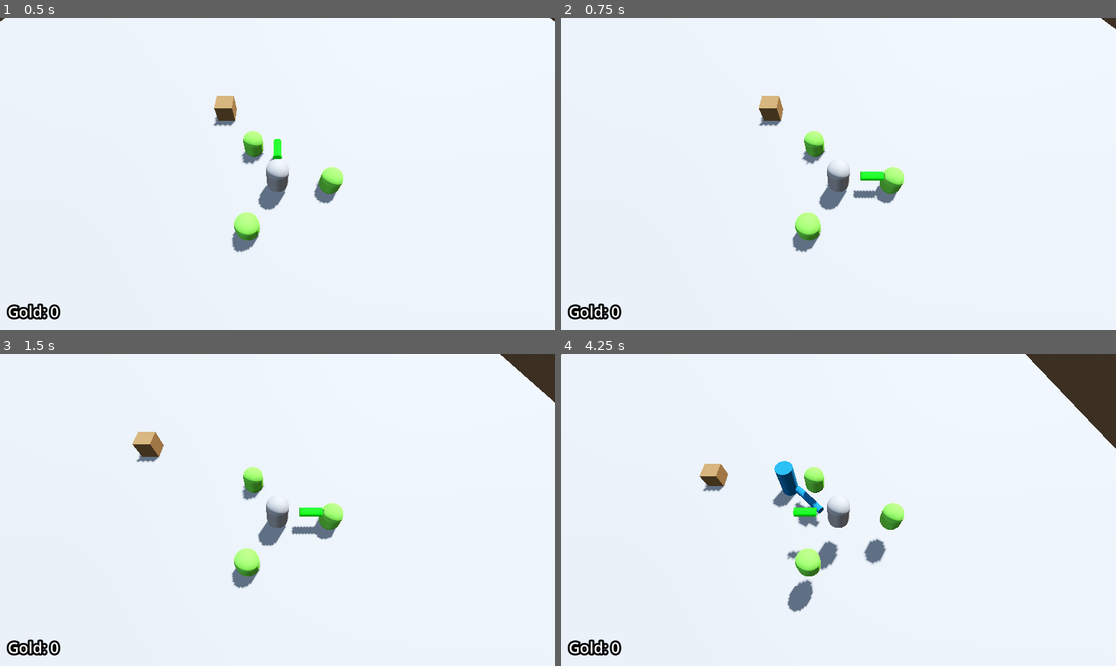
Above: before the commit, frames 1-4 (two rows, left to right).
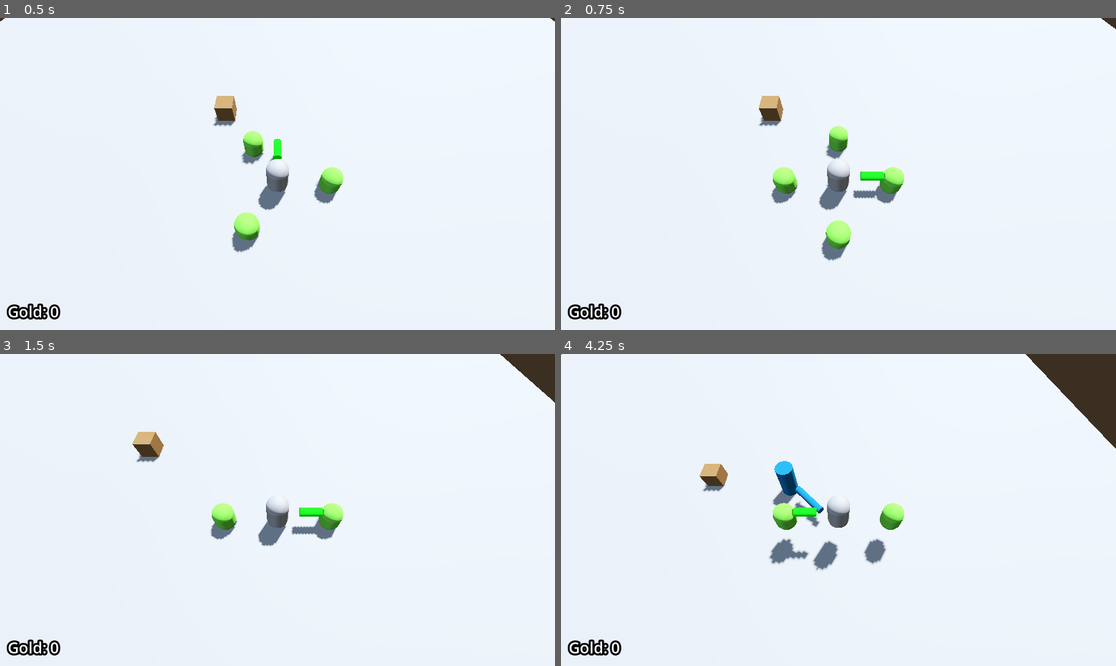
Above: after the commit, the same moments.

Repository: Ra-vanTech/ProjectBoozeArmy
Game: Godot game, scene res://Escena1_BoozeArmy.tscn
The game is run twice, just before and just after one commit, with the same random seed, the same clock (stepped at 60 frames per second) and the same inputs.
Inputs (mouse positions are in pixels of both pictures, inside the frame that each line leads up to):
- Up to frame 1 (0.5 s): no input
- Up to frame 2 (0.75 s): tap Enter at 0.5 s; move the mouse to (960, 158) at 0.52 s; hold D (move_right) from 0.53 s (still down); tap Q at 0.6 s
- Up to frame 3 (1.5 s): tap Space (jump) at 0.77 s; tap E at 0.8, 1.35 s; move the mouse to (166, 525) at 1.27 s; release D (move_right) at 1.28 s; hold S (move_back) from 1.28 s (still down)
- Up to frame 4 (4.25 s): tap Space (jump) at 1.52, 3.02, 3.77 s; tap Q at 1.55, 2.85 s; move the mouse to (894, 441) at 2.02 s; release S (move_back) at 2.03 s; hold D (move_right) 2.03-2.78 s; right-click (894, 441) at 2.1 s; tap E at 2.3, 3.6 s; move the mouse to (810, 572) at 2.77 s; hold W (move_forward) 2.78-3.53 s; move the mouse to (1005, 556) at 3.52 s; hold A (move_left) from 3.53 s (still down)

Frame 1 is identical in both runs. In frame 2, 2.1% of the frame differs, in the area x 37-53%, y 34-78%; in frame 3, 1.2%; in frame 4, 1.6%.

Commit message:
feat:atajos de teclado para agregar enanos y eliminar, debuger para ver la organizacion de enanos en el radio del jugador

Diff:
--- a/entities/player/dwarves/scripts/dwarf_system.gd
+++ b/entities/player/dwarves/scripts/dwarf_system.gd
@@ -4,6 +4,8 @@
 const EnanoBase = preload("res://entities/player/dwarves/scripts/enano_base.gd")
 #Precargar la escena del enano para instanciarla en tiempo de ejecucion.
 const ENANO_SCENE: PackedScene = preload("res://entities/player/dwarves/scenes/enano_base.tscn")
+#Referencia de HealtComponent del jugador para conexion provisional
+@onready var _player_health: HealthComponent = get_node("../HealthComponent")
 
 #configuracion (enanos iniciales, maximo de enanos y radio de formacion)
 @export var initial_dwarves: int = 3
@@ -18,6 +20,14 @@
 	for i in range(initial_dwarves):
 		agregar_enano()
 
+	#Conexion provisional: cada vez que el jugador recibe daño pierde un enano (aun se implementara la colision player-enemigo)
+	if is_instance_valid(_player_health):
+		_player_health.received_damage.connect(eliminar_enano)
+		print("[DEBUG] DwarfSystem conectado al daño del jugador")
+	else:
+		push_warning("[DwarfSystem] No se encontró HealthComponent en el jugador")
+
+
 func agregar_enano() -> void:
 	if dwarves.size() >= max_dwarves:
 		return
@@ -25,6 +35,8 @@
 	add_child(enano)
 	dwarves.append(enano)
 	actualizar_formacion()
+	print("[DEBUG] Enano añadido. Total: %d" % dwarves.size())
+
 
 func eliminar_enano() -> void:
 	# Elimina el último enano del array (llamar cuando el jugador recibe daño)
@@ -34,6 +46,7 @@
 	enano.queue_free()
 	enano_eliminado.emit(dwarves.size())
 	actualizar_formacion()
+	print("[DEBUG] Enano eliminado. Restantes: %d" % dwarves.size())
 	if dwarves.size() == 0:
 		_sin_enanos()
 
@@ -52,6 +65,17 @@
 		var z: float = sin(angle) * formation_radius
 		dwarves[i].position = Vector3(x, 0, z)
 
+#Debug keys(para testing)
+func _unhandled_input(event: InputEvent) -> void:
+	if event is InputEventKey and event.pressed and not event.echo:
+		match event.keycode:
+			KEY_Q:
+				print("[DEBUG KEY] Q presionada → agregar_enano()")
+				agregar_enano()
+			KEY_E:
+				print("[DEBUG KEY] E presionada → eliminar_enano()")
+				eliminar_enano()
+
 
 func _sin_enanos() -> void:
 	print("[DwarfSystem] Todos los enanos eliminados — pendiente conectar Game Over")
